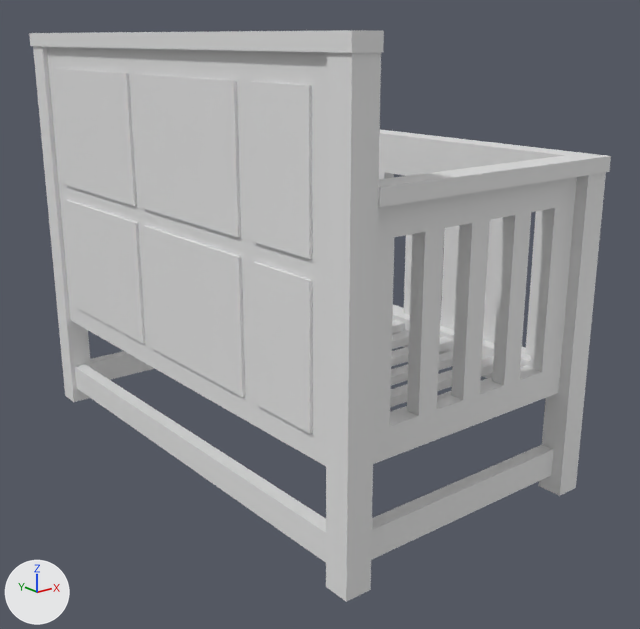
The Blender file crib.blend: old version first, new version second.
Camera for both pictures: a 50 mm camera at (-113.0, -131.0, 123.0) aimed at (47.0, 68.0, 43.0). Arrows for +X, +Y and +Z are at lower left; the lights stay in place.

Names of what the first picture shows: '4x8_B.003', '4x8_B.005', '4x8_D.004', '4x8_E.000', '8x8_A.001', '8x8_B.000', 'P_A.000', 'P_A.001', 'P_A.002', 'P_A.003', 'P_B.000', 'P_B.001'.
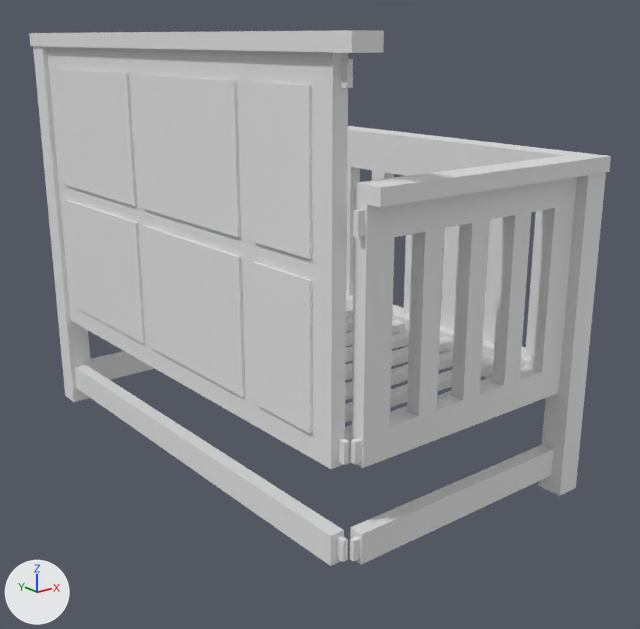
The edits, one by one:
Object '8x8_B.000' (ob_8x8_b_000) is now hidden.

What differs and where, as boxes (x1, y1, x2, y2) in the pictures (640 x 629 px):
'8x8_B.000', hidden
    before: (326, 52, 381, 602)
